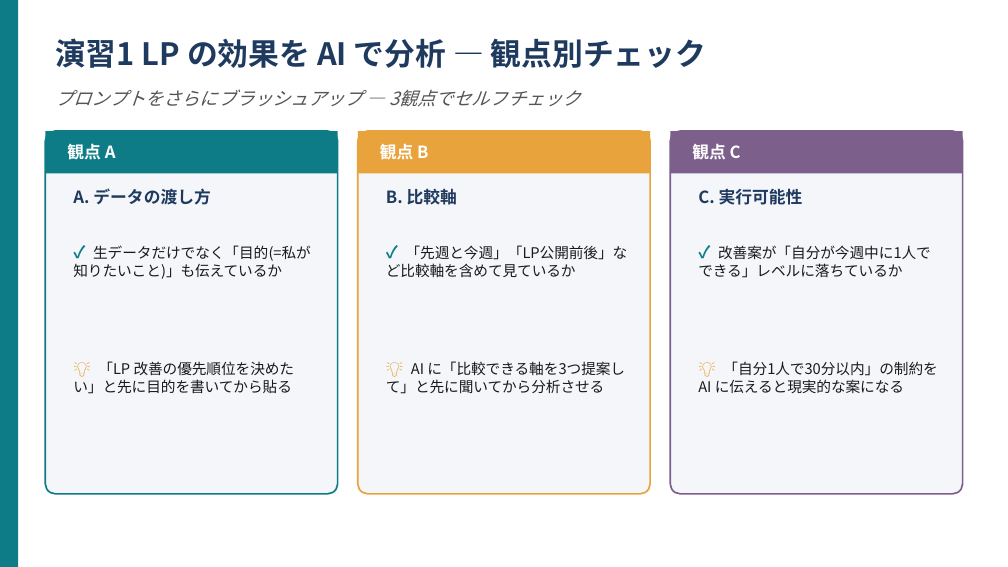
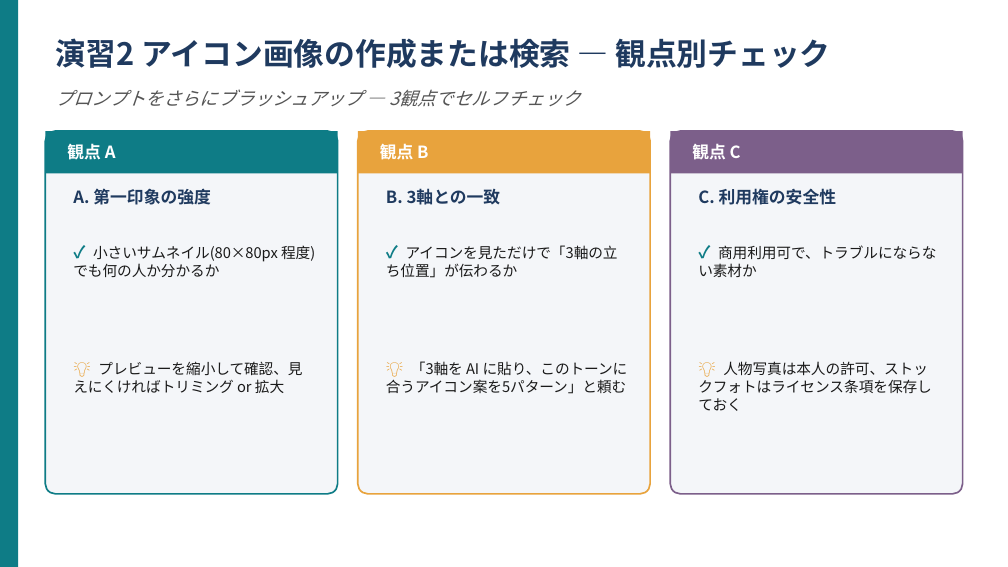
Before and after one commit to kana-story-321/github.io, a slide deck: slide 7 of lecture_pptx/out/work02.pptx (slide 5 before the commit). Drawn at 1008x567 pixels with LibreOffice and Linux fonts; fonts in the diff are those of the drawing. Boxes give left, top, right and bottom in pixels: in the first picture for what was removed or moved away, otherwise in the second. Text is boxed around its words. In the diff, an @@ line names an element or a change of style, - is before the commit and + after.

```diff
--- a/lecture_pptx/out/work02.pptx
+++ b/lecture_pptx/out/work02.pptx
@@ text at <box>55,38,830,68</box>: text changed @@
-演習1 LP の効果を AI で分析 — 観点別チェック
+演習2 アイコン画像の作成または検索 — 観点別チェック
@@ text at <box>73,188,210,205</box>: text changed @@
-A. データの渡し方
+A. 第一印象の強度
@@ text at <box>386,188,501,205</box>: text changed @@
-B. 比較軸
+B. 3軸との一致
@@ text at <box>698,188,836,205</box>: text changed @@
-C. 実行可能性
+C. 利用権の安全性
@@ text at <box>73,245,315,277</box>: text changed @@
-✓ 生データだけでなく「目的(=私が知りたいこと)」も伝えているか
+✓ 小さいサムネイル(80×80px 程度)でも何の人か分かるか
@@ text at <box>386,245,618,278</box>: text changed @@
-✓ 「先週と今週」「LP公開前後」など比較軸を含めて見ているか
+✓ アイコンを見ただけで「3軸の立ち位置」が伝わるか
@@ text at <box>698,245,936,277</box>: text changed @@
-✓ 改善案が「自分が今週中に1人でできる」レベルに落ちているか
+✓ 商用利用可で、トラブルにならない素材か
@@ text at <box>73,361,302,393</box>: text changed @@
-💡 「LP 改善の優先順位を決めたい」と先に目的を書いてから貼る
+💡 プレビューを縮小して確認、見えにくければトリミング or 拡大
@@ text at <box>386,361,628,394</box>: text changed @@
-💡 AI に「比較できる軸を3つ提案して」と先に聞いてから分析させる
+💡 「3軸を AI に貼り、このトーンに合うアイコン案を5パターン」と頼む
@@ text at <box>698,361,932,411</box>: text changed @@
-💡 「自分1人で30分以内」の制約を AI に伝えると現実的な案になる
+💡 人物写真は本人の許可、ストックフォトはライセンス条項を保存しておく
```
Also in this commit, not shown: 7 other slides changed, 8 other files.
